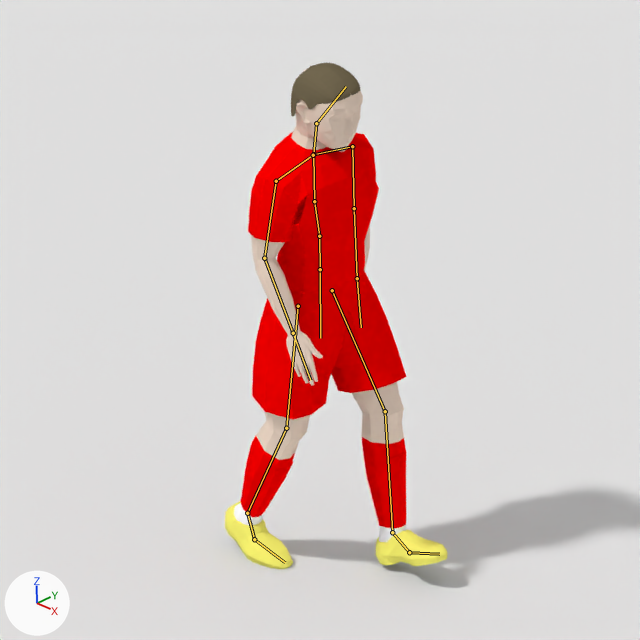
An edit to the Blender file data/graphics/player.blend, drawn before and after from the same camera.
Before and after are seen from the file's camera 'Camera'. The lights are fixed; the arrows at lower left show +X, +Y and +Z. Both versions are drawn at the pose saved in each file; the numbers are the values there. The bones that bend it are drawn over the model as lines.

Objects in the first picture: 'Hair', 'Player', 'ShadowPane'.
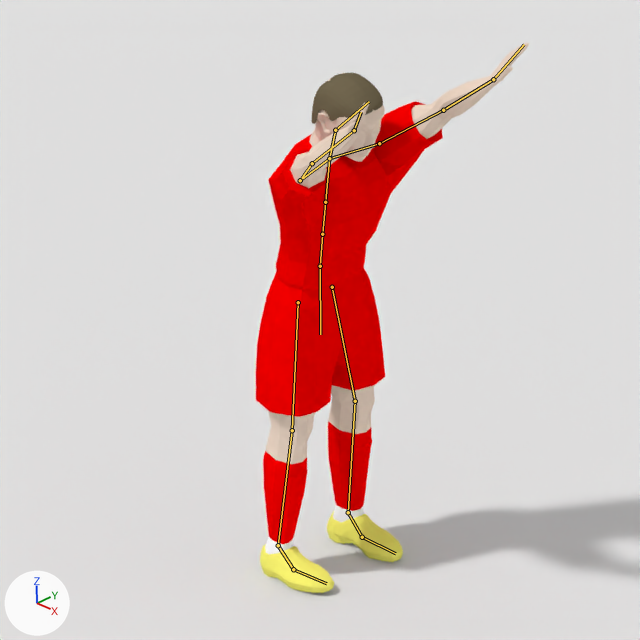
What differs and where, as boxes [x1, y1, x2, y2] in the pictures (640 x 640 px):
'Player', posed (23% wider, 10% taller): before [225, 70, 447, 569]; after [256, 43, 529, 593]
'Hair', posed: before [291, 63, 360, 116]; after [311, 73, 383, 124]
bone 'Pelvis', root to tip: before (320, 269) to (320, 338); after (320, 266) to (320, 334)
bone 'Leg.Upper.R', root to tip: before (298, 306) to (286, 428); after (298, 302) to (292, 430)
bone 'Leg.Lower.R', root to tip: before (286, 428) to (247, 513); after (292, 430) to (278, 545)
bone 'Pelvis.003', root to tip: before (247, 513) to (254, 539); after (278, 545) to (293, 569)
bone 'Pelvis.004', root to tip: before (254, 539) to (285, 562); after (293, 569) to (326, 583)
bone 'Leg.Upper.L', root to tip: before (332, 290) to (385, 411); after (332, 287) to (355, 401)
bone 'Leg.Lower.L', root to tip: before (385, 411) to (392, 532); after (355, 401) to (348, 512)
bone 'Pelvis.007', root to tip: before (392, 532) to (409, 552); after (348, 512) to (362, 537)
bone 'Pelvis.009', root to tip: before (320, 269) to (319, 236); after (320, 266) to (322, 234)
bone 'Pelvis.010', root to tip: before (319, 236) to (314, 201); after (322, 234) to (325, 202)
bone 'Pelvis.011', root to tip: before (314, 201) to (313, 154); after (325, 202) to (329, 158)
bone 'Pelvis.012', root to tip: before (313, 154) to (352, 146); after (329, 158) to (379, 143)
bone 'Pelvis.013', root to tip: before (352, 146) to (354, 208); after (379, 143) to (443, 110)
bone 'Pelvis.014', root to tip: before (354, 208) to (357, 278); after (443, 110) to (493, 79)
bone 'Pelvis.020', root to tip: before (357, 278) to (361, 327); after (493, 79) to (524, 44)
bone 'Pelvis.015', root to tip: before (313, 154) to (316, 123); after (329, 158) to (335, 130)
bone 'Pelvis.017', root to tip: before (313, 155) to (276, 181); after (329, 158) to (300, 180)
bone 'Arm.Upper.R', root to tip: before (276, 181) to (264, 258); after (300, 180) to (312, 163)
bone 'Arm.Lower.R', root to tip: before (264, 258) to (293, 333); after (312, 163) to (354, 130)
bone 'Pelvis.021', root to tip: before (293, 333) to (310, 380); after (354, 130) to (361, 112)

The edits, one by one:
Bone 'Pelvis' (bone_pelvis) moves from (0.0, 0.04, 0.0) to (0.0, 0.0, 0.0).
Bone 'Leg.Upper.R' (bone_leg_upper_r) turns from (-5, 2, -6) to (-2, 0, 0) degrees about its own x, y and z.
Bone 'Leg.Lower.R' (bone_leg_lower_r) turns from (2, 0, -14) to (6, -1, 11) degrees about its own x, y and z.
Bone 'Pelvis.003' (bone_pelvis_003) turns from (0, 1, 8) to (0, 0, -2) degrees about its own x, y and z.
Bone 'Pelvis.004' (bone_pelvis_004) turns from (0, 0, 28) to (0, 0, 0) degrees about its own x, y and z.
Bone 'Leg.Upper.L' (bone_leg_upper_l) turns from (-2, -1, -21) to (0, 0, 0) degrees about its own x, y and z.
Bone 'Leg.Lower.L' (bone_leg_lower_l) turns from (-1, 0, 11) to (0, 0, 0) degrees about its own x, y and z.
Bone 'Pelvis.007' (bone_pelvis_007) turns from (0, 0, -8) to (0, 0, 0) degrees about its own x, y and z.
Bone 'Pelvis.009' (bone_pelvis_009) turns from (0, 0, 0) to (-1, 0, -6) degrees about its own x, y and z.
Bone 'Pelvis.010' (bone_pelvis_010) turns from (0, 0, 0) to (0, 0, 10) degrees about its own x, y and z.
Bone 'Pelvis.011' (bone_pelvis_011) turns from (0, 0, 0) to (2, 0, 8) degrees about its own x, y and z.
Bone 'Pelvis.012' (bone_pelvis_012) turns from (-10, 5, 1) to (5, 16, -12) degrees about its own x, y and z.
Bone 'Pelvis.013' (bone_pelvis_013) turns from (-50, 3, 3) to (71, 20, 1) degrees about its own x, y and z.
Bone 'Pelvis.014' (bone_pelvis_014) turns from (-7, 6, -12) to (19, -36, -17) degrees about its own x, y and z.
Bone 'Pelvis.020' (bone_pelvis_020) turns from (3, 14, 10) to (-8, -10, -24) degrees about its own x, y and z.
Bone 'Pelvis.015' (bone_pelvis_015) turns from (0, 0, 8) to (0, 0, 6) degrees about its own x, y and z.
Bone 'Pelvis.017' (bone_pelvis_017) turns from (-7, 0, 2) to (5, -17, 10) degrees about its own x, y and z.
Bone 'Arm.Upper.R' (bone_arm_upper_r) turns from (-53, 1, -4) to (72, -13, 3) degrees about its own x, y and z.
Bone 'Arm.Lower.R' (bone_arm_lower_r) turns from (-10, -12, 36) to (29, 22, 23) degrees about its own x, y and z.
Bone 'Pelvis.021' (bone_pelvis_021) turns from (1, -21, -6) to (-25, 73, -48) degrees about its own x, y and z.
